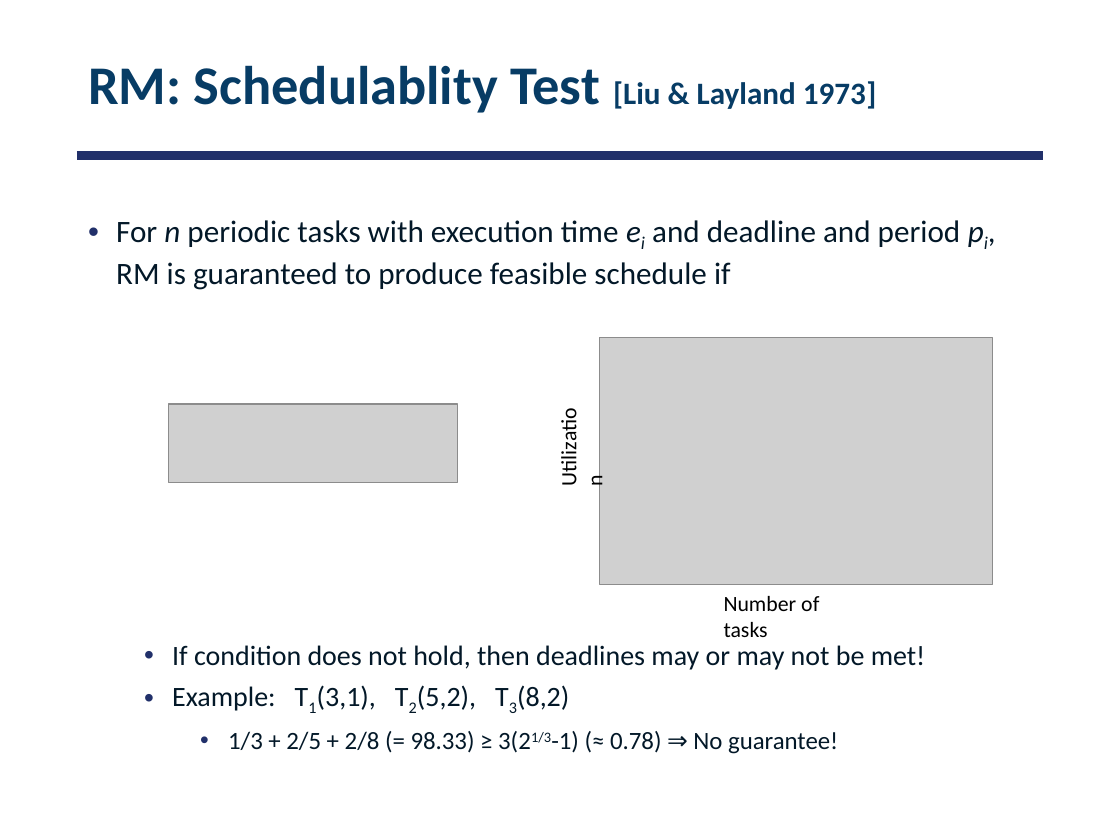
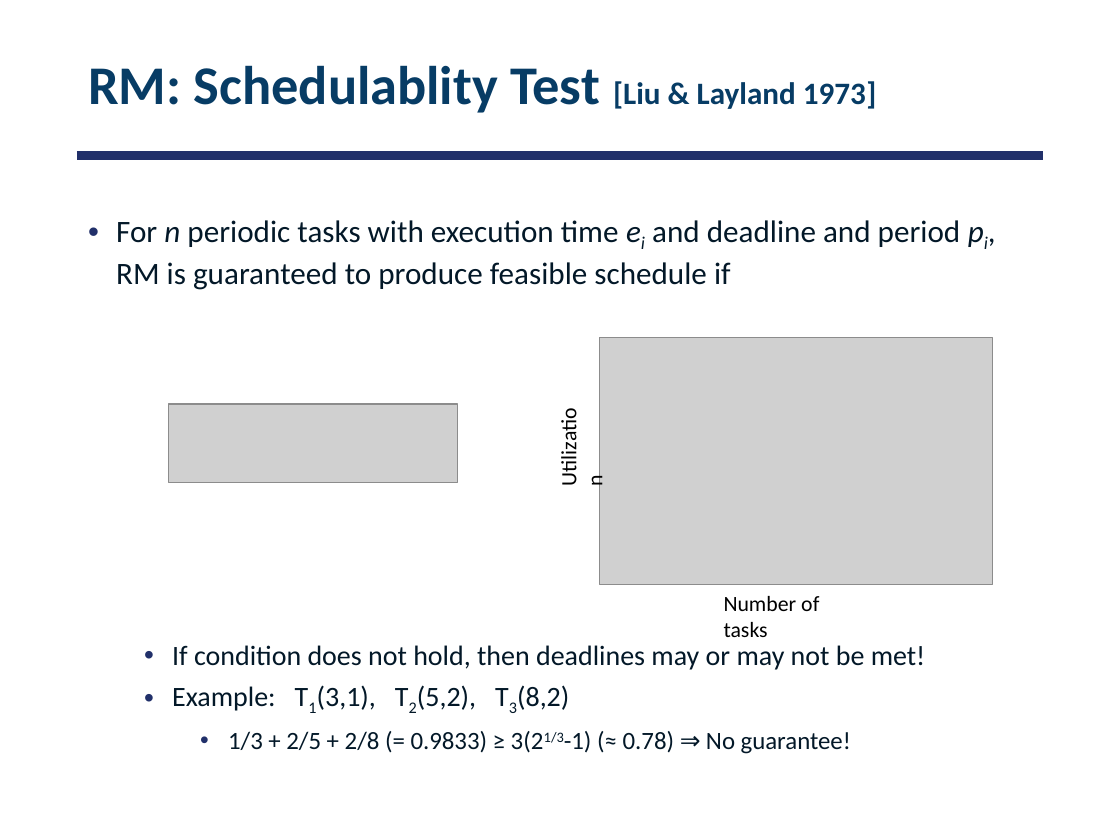
Before and after one commit to smajidzahedi/ECE350, a slide deck: slide 19 of 06-realtime.pptx. Drawn at 1120x840 pixels with LibreOffice and Linux fonts; fonts in the diff are those of the drawing; grey boxes stand for pictures. Boxes give left, top, right and bottom in pixels: in the first picture for what was removed or moved away, otherwise in the second. Text is boxed around its words. In the diff, an @@ line names an element or a change of style, - is before the commit and + after.

```diff
--- a/06-realtime.pptx
+++ b/06-realtime.pptx
@@ text at box(228, 731, 851, 754): text changed @@
-    • 1/3 + 2/5 + 2/8 (= 98.33) ≥ 3(21/3-1) (≈ 0.78) ⇒ No guarantee!
+    • 1/3 + 2/5 + 2/8 (= 0.9833) ≥ 3(21/3-1) (≈ 0.78) ⇒ No guarantee!
```
Also in this commit, not shown: 1 other slide changed, 1 other file.
